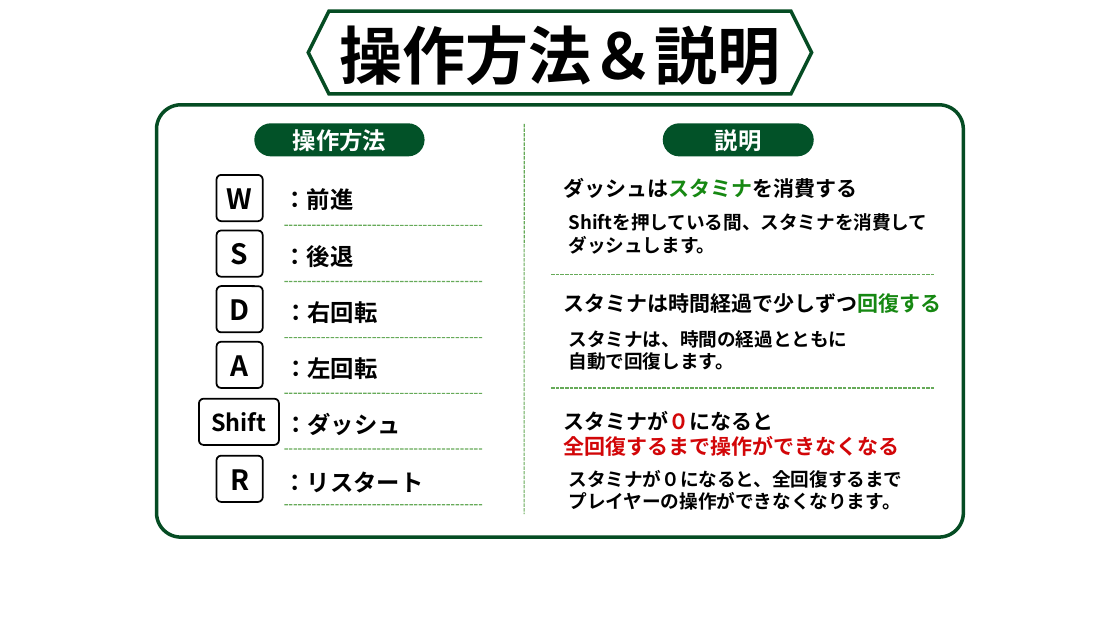
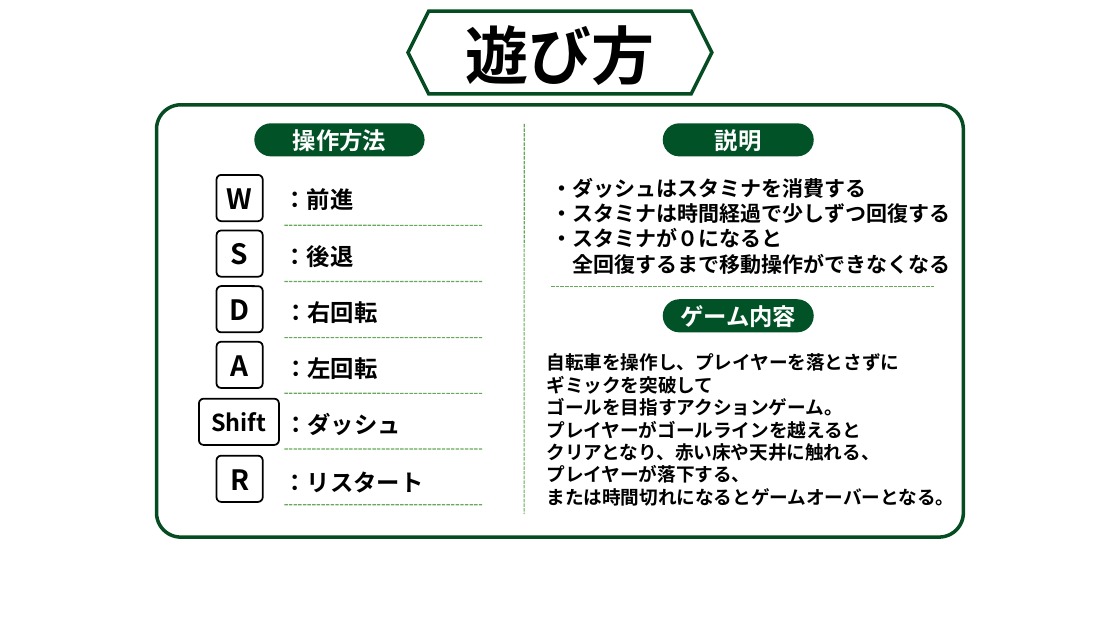
Before and after one commit to kawasakiryota1646/kawanishi, a slide deck: slide 2 of 操作説明.pptx. Drawn at 1120x630 pixels with LibreOffice and Linux fonts; fonts in the diff are those of the drawing. Boxes give left, top, right and bottom in pixels: in the first picture for what was removed or moved away, otherwise in the second. Text is boxed around its words. In the diff, an @@ line names an element or a change of style, - is before the commit and + after.

```diff
--- a/操作説明.pptx
+++ b/操作説明.pptx
@@ hexagon resized from (x1=308, y1=11, x2=812, y2=93) to (x1=408, y1=11, x2=712, y2=93) @@
@@ text at (x1=465, y1=25, x2=654, y2=95): text changed @@
-操作方法＆説明
+遊び方
@@ text at (x1=552, y1=178, x2=951, y2=274): text changed @@
-ダッシュはスタミナを消費する
+・ダッシュはスタミナを消費する
+・スタミナは時間経過で少しずつ回復する
+・スタミナが０になると
+全回復するまで移動操作ができなくなる
@@ text removed at (x1=569, y1=213, x2=928, y2=254) @@
-Shiftを押している間、スタミナを消費してダッシュします。
@@ line moved from (551, 275) - (933, 275) to (551, 287) - (933, 287) @@
@@ text removed at (x1=564, y1=293, x2=942, y2=313) @@
-スタミナは時間経過で少しずつ回復する
@@ rounded rectangle added at (x1=663, y1=299, x2=814, y2=332), fill #025228, 20 pt, text #FFFFFF, bold @@
+ゲーム内容
@@ text added at (x1=547, y1=353, x2=955, y2=506), 16 pt, text #000000, bold @@
+自転車を操作し、プレイヤーを落とさずに
+ギミックを突破して
+ゴールを目指すアクションゲーム。
+プレイヤーがゴールラインを越えると
+クリアとなり、赤い床や天井に触れる、
+プレイヤーが落下する、
+または時間切れになるとゲームオーバーとなる。
@@ text removed at (x1=569, y1=330, x2=848, y2=370) @@
-スタミナは、時間の経過とともに
-自動で回復します。
@@ line removed from (551, 388) to (933, 388) @@
@@ text removed at (x1=564, y1=411, x2=900, y2=456) @@
-スタミナが０になると
-全回復するまで操作ができなくなる
@@ text removed at (x1=569, y1=470, x2=903, y2=510) @@
-スタミナが０になると、全回復するまで
-プレイヤーの操作ができなくなります。
```
Also in this commit, not shown: 1 other file.
